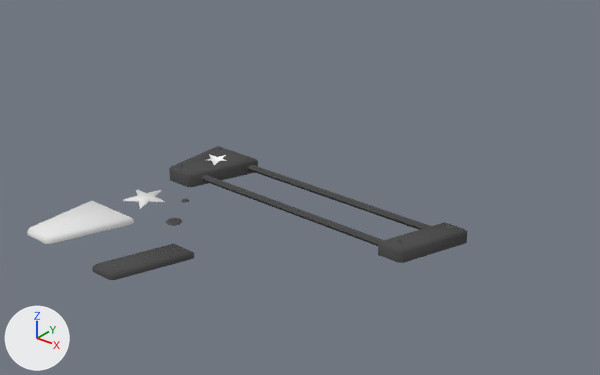
Renders of the Blender file org/Models/HUB.blend from each side of a commit.
One viewpoint serves both versions: a camera (50 mm lens) standing at (11.52, -12.61, 11.74) and looking at (-0.87, 2.89, 2.13). The lights are fixed; the arrows at lower left show +X, +Y and +Z.

In view in the first picture: 'Cap', 'Cap.001', 'Cube', 'Cylinder', 'Cylinder.001', 'Label'.
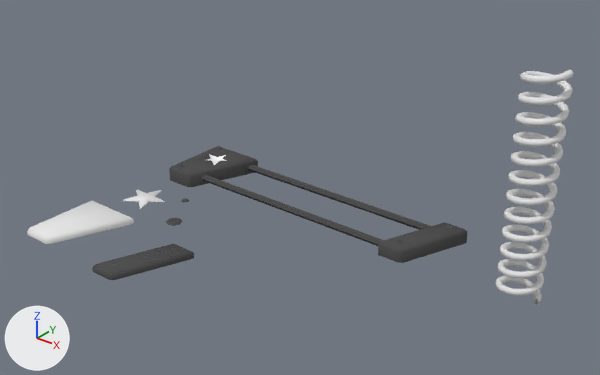
Changed parts and their boxes [x1, y1, x2, y2] in the pictures (600 x 375 px):
'Circle.001', added
    after: [495, 70, 573, 305]

Diff of the bpy script that builds the scene:
```diff
--- a/org/Models/HUB.blend.py
+++ b/org/Models/HUB.blend.py
@@ me_circle_004 @@
+me_circle_004.from_pydata([(0.5, 0.0, 0.094), (0.419, 0.0, 0.047), (0.419, 0.0, -0.047), (0.5, 0.0, -0.094), (0.581, 0.0, -0.047), (0.581, 0.0, 0.047)], [(1, 0), (2, 1), (3, 2), (4, 3), (5, 4), (0, 5)], [])
@@ ob_circle_001 @@
+ob_circle_001 = bpy.data.objects.new('Circle.001', me_circle_004)
+ob_circle_001.location = (4.65, 4.87, 0.0)
+_m = ob_circle_001.modifiers.new('Screw', 'SCREW')
+_m.steps = 6
+_m.iterations = 12
+_m.screw_offset = 0.5
+_m.merge_threshold = 0.0
```
